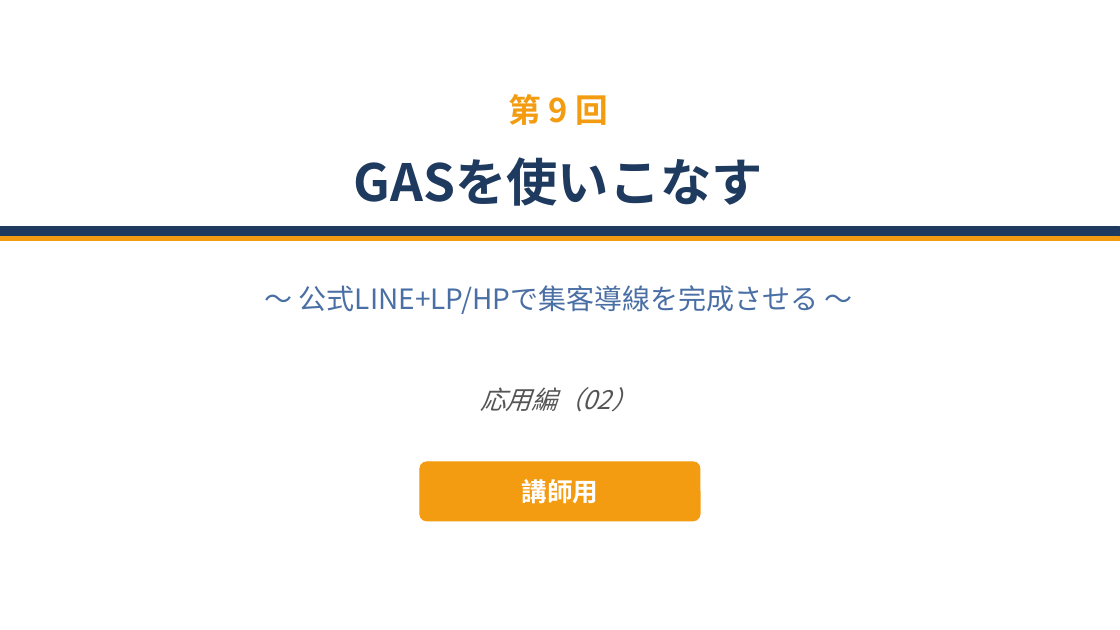
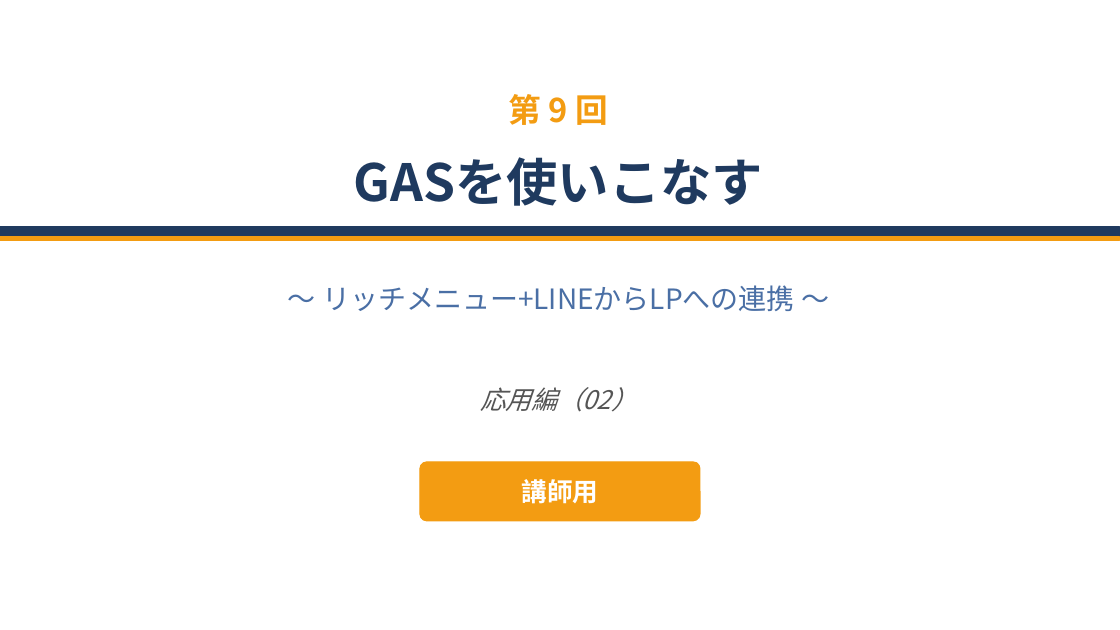
Before and after one commit to kana-story-321/github.io, a slide deck: slide 1 of pptx_sessions_8_22/第9回_応用編_講師用.pptx. Drawn at 1120x630 pixels with LibreOffice and Linux fonts; fonts in the diff are those of the drawing. Boxes give left, top, right and bottom in pixels: in the first picture for what was removed or moved away, otherwise in the second. Text is boxed around its words. In the diff, an @@ line names an element or a change of style, - is before the commit and + after.

```diff
--- a/pptx_sessions_8_22/第9回_応用編_講師用.pptx
+++ b/pptx_sessions_8_22/第9回_応用編_講師用.pptx
@@ text at bbox=[288, 285, 829, 311]: text changed @@
-〜 公式LINE+LP/HPで集客導線を完成させる 〜
+〜 リッチメニュー+LINEからLPへの連携 〜
```
Also in this commit, not shown: 7 other slides changed, 58 other files.
